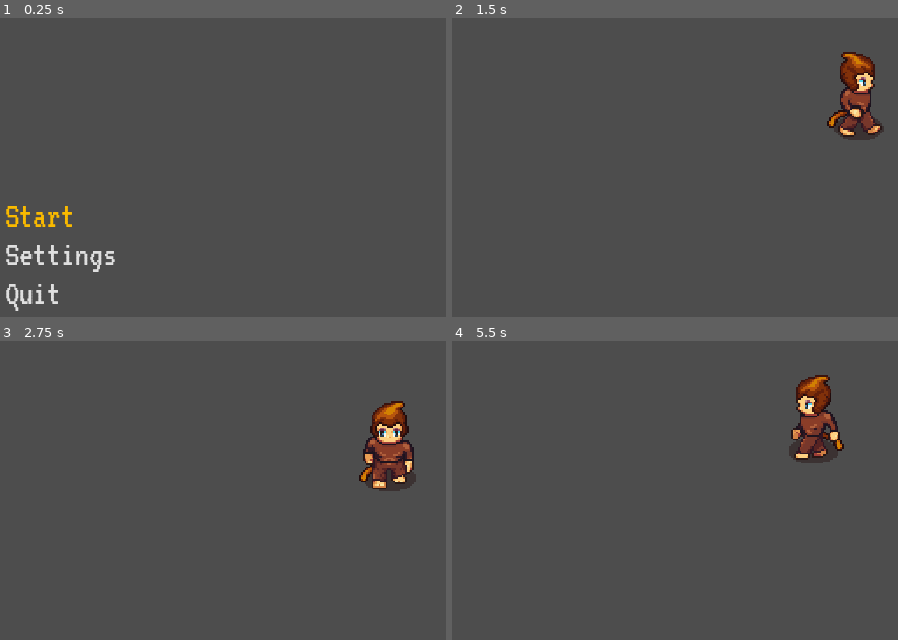
Above: before the commit, frames 1-4 (two rows, left to right).
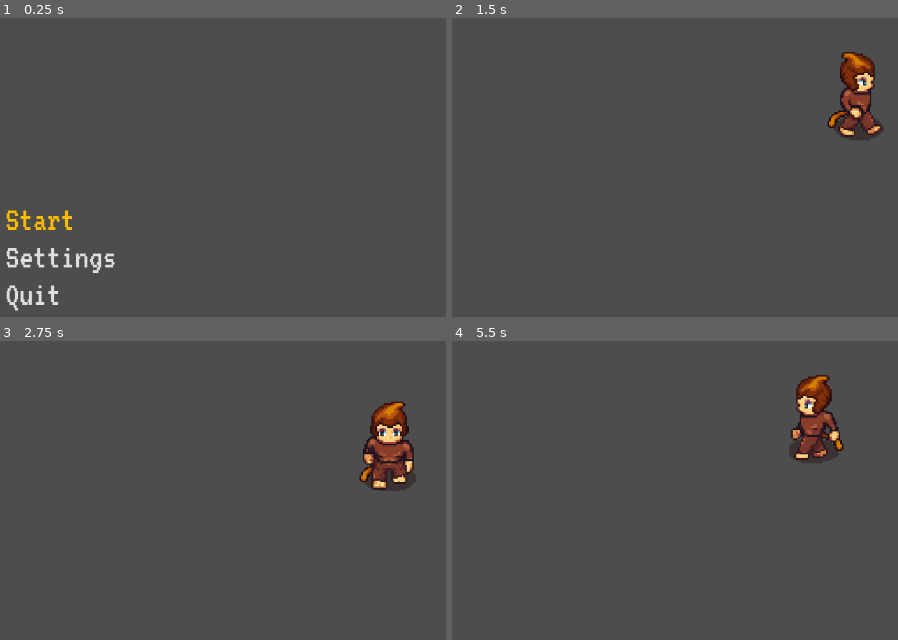
Above: after the commit, the same moments.

Repository: micahkepe/43-monkeys
Game: Godot game, scene res://scenes/main-menu.tscn
The game is run twice, just before and just after one commit, with the same random seed, the same clock (stepped at 60 frames per second) and the same inputs.
Inputs:
- Up to frame 1 (0.25 s): no input
- Up to frame 2 (1.5 s): click "Start" at 0.5 s; tap Enter at 1.25 s; hold Right (ui_right) from 1.28 s (still down)
- Up to frame 3 (2.75 s): release Right (ui_right) at 2.03 s; hold S (ui_down) from 2.03 s (still down)
- Up to frame 4 (5.5 s): release S (ui_down) at 2.78 s; hold Right (ui_right) 2.78-3.53 s; hold W (ui_up) 3.53-4.28 s; hold A (ui_left) from 4.28 s (still down)

The runs differ from the first frame. In frame 1, 1.5% of the frame differs, in the area x 1-26%, y 62-98%; in frame 2, 0.3%; in frame 3, 0.3%; in frame 4, 0.4%.

Commit message:
Make project resolution settings better for pixel, still need to tweak

Diff:
--- a/project.godot
+++ b/project.godot
@@ -20,7 +20,8 @@
 
 [display]
 
-window/stretch/mode="canvas_items"
+window/stretch/mode="viewport"
+window/stretch/scale_mode="integer"
 
 [editor]
 
--- a/scenes/main-menu.tscn
+++ b/scenes/main-menu.tscn
@@ -11,17 +11,9 @@
 
 [node name="Main Menu" type="Control"]
 layout_mode = 3
-anchors_preset = 8
-anchor_left = 0.5
-anchor_top = 0.5
-anchor_right = 0.5
-anchor_bottom = 0.5
-offset_left = -576.0
-offset_top = -324.0
-offset_right = 576.0
-offset_bottom = 324.0
-grow_horizontal = 2
-grow_vertical = 2
+anchors_preset = 0
+offset_right = 1152.0
+offset_bottom = 648.0
 size_flags_horizontal = 4
 size_flags_vertical = 4
 script = ExtResource("1_nqkcn")
@@ -32,8 +24,8 @@
 anchor_top = 1.0
 anchor_bottom = 1.0
 offset_left = 25.0
-offset_top = -82.0
-offset_right = 177.0
+offset_top = -174.0
+offset_right = 251.0
 offset_bottom = -16.0
 grow_vertical = 0
 
